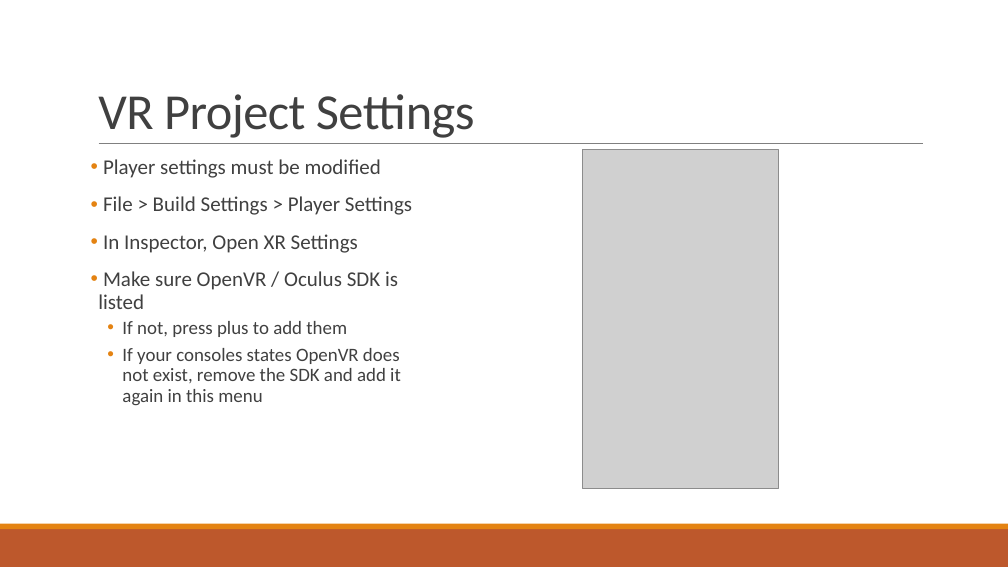
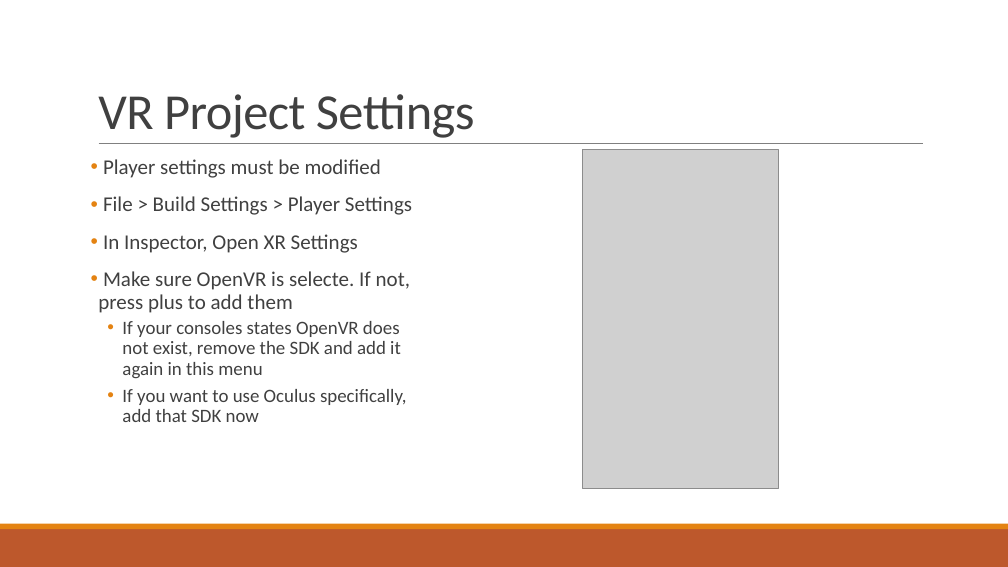
Before and after one commit to ddiLab/VR-Tutorial, a slide deck: slide 2 of Intro to VR 2 - Hello VR!.pptx. Drawn at 1008x567 pixels with LibreOffice and Linux fonts; fonts in the diff are those of the drawing; grey boxes stand for pictures. Boxes give left, top, right and bottom in pixels: in the first picture for what was removed or moved away, otherwise in the second. Text is boxed around its words. In the diff, an @@ line names an element or a change of style, - is before the commit and + after.

Commit message:
Updating projects to current Unity Version. Updated PPts

```diff
--- a/Intro to VR 2 - Hello VR!.pptx
+++ b/Intro to VR 2 - Hello VR!.pptx
@@ text at (98,271,410,313): text changed @@
-• Make sure OpenVR / Oculus SDK is listed
-  • If not, press plus to add them
+• Make sure OpenVR is selecte. If not, press plus to add them
@@ text at (122,389,406,422): paragraph added @@
+  • If you want to use Oculus specifically, add that SDK now
```
Also in this commit, not shown: 9 other files.
